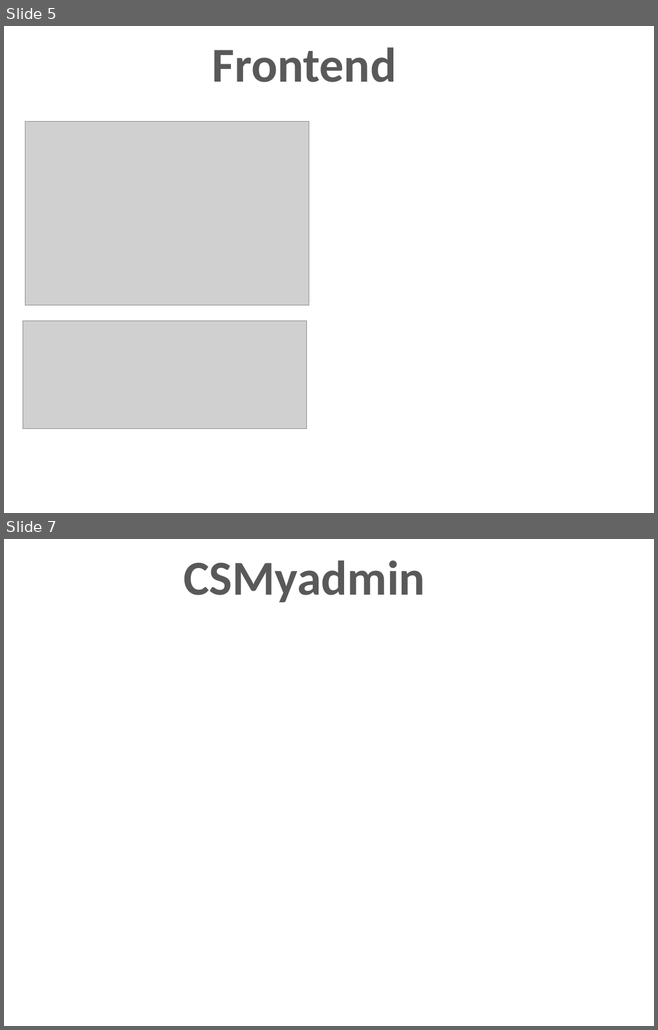
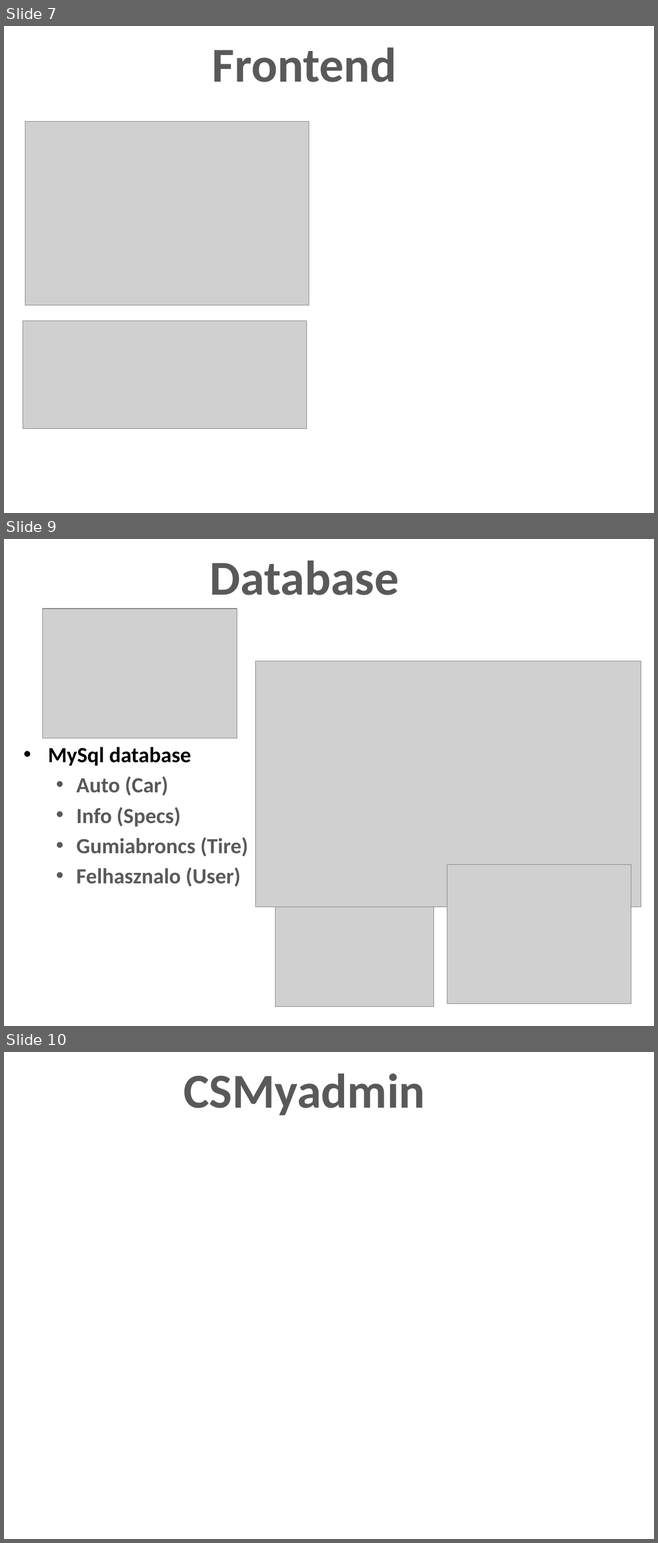
Before and after one commit to szekelyaron/OKJ_vizsgaremek, a slide deck: PPT/CarScope_Prezentáció.pptx. Shown one above the other, each under a label of ours: slides 5 and 7 before the commit, slides 7, 9 and 10 after it; the slides between them are not shown. The pictures are 658x1030 and 658x1543 pixels, drawn with LibreOffice and Linux fonts; fonts in the diff are those of the drawing; grey boxes stand for pictures; background and template pictures are left out. Boxes give left, top, right and bottom in pixels: in the first picture for what was removed or moved away, otherwise in the second. Text is boxed around its words. In the diff, an @@ line names an element or a change of style, - is before the commit and + after.

```diff
--- a/PPT/CarScope_Prezentáció.pptx
+++ b/PPT/CarScope_Prezentáció.pptx
@@ slide 9 added at (4, 539, 654, 1026), background picture (left out) @@
@@ title added at (210, 560, 399, 595), 54 pt, text #595959, bold @@
+Database
@@ picture added at (42, 609, 237, 738) @@
@@ picture added at (255, 661, 641, 907) @@
@@ text added at (48, 747, 248, 887), 24 pt, text #595959, bold @@
+• MySql database
+  • Auto (Car)
+  • Info (Specs)
+  • Gumiabroncs (Tire)
+  • Felhasznalo (User)
@@ picture added at (447, 864, 631, 1004) @@
@@ picture added at (275, 907, 434, 1008) @@
@@ what was slide 5 is now slide 7 @@
@@ what was slide 7 is now slide 10 @@
```
Also in this commit, not shown: 2 slides changed, 9 other slides added, 2 slides removed.
